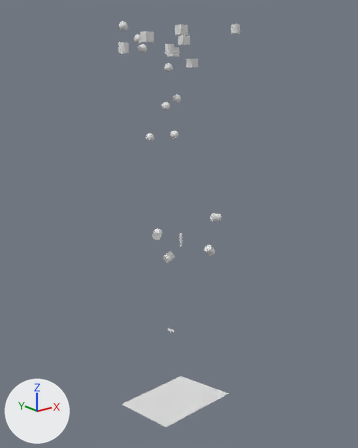
What one commit did to the Blender file blender-files/BWE_START_SINGLE_SCENE.blend.
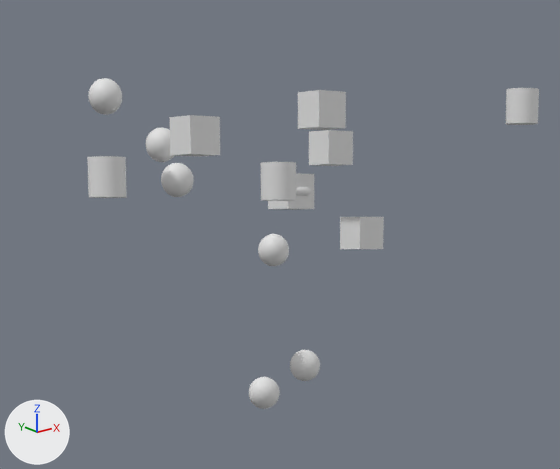
The first picture shows the older version from a 50 mm lens placed at (-72.8, -93.1, -3.6), pointed at (1.1, -0.8, -40.6). The close-ups show both versions on the part from 26% to 69% of the width and 0% to 28% of the height of that picture; other places that the commit changed are outside them. Lighting does not change. The marker at lower left points along +X, +Y and +Z.

In view in the first close-up: 'Car', 'Cube', 'Motor', 'Sphere.001', 'Sphere.002', 'Sphere.003', 'Sphere.004', 'Tube', 'Tube.001', 'Tube.002', 'Wheel', 'cubeCurve'.
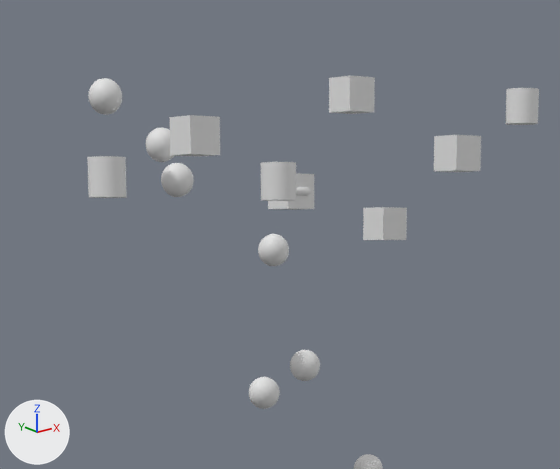
Changed parts and their boxes [x1, y1, x2, y2] in the close-ups (560 x 469 px):
'Cube', moved: before [298, 90, 346, 130]; after [434, 135, 481, 172]
'Car', moved: before [309, 130, 353, 166]; after [329, 76, 375, 114]
'Wheel', moved: before [340, 217, 384, 249]; after [363, 207, 407, 240]
'Sphere.006', moved (not visible before): after [354, 454, 383, 469]

What changed in the scene script:
```text
Change ob_cube:
    ob_cube.location: (0.04, -2.89, 4.44) -> (8.28, -5.76, 2.19)
Change ob_car:
    ob_car.location: (6.21, 3.83, 2.82) -> (5.48, 0.91, 5.76)
Change ob_wheel:
    ob_wheel.location: (8.67, 3.63, -2.31) -> (9.84, 2.68, -1.74)
Change ob_sphere_006:
    ob_sphere_006.location: (4.83, 5.78, -19.4) -> (9.92, 4.26, -17.63)
```
